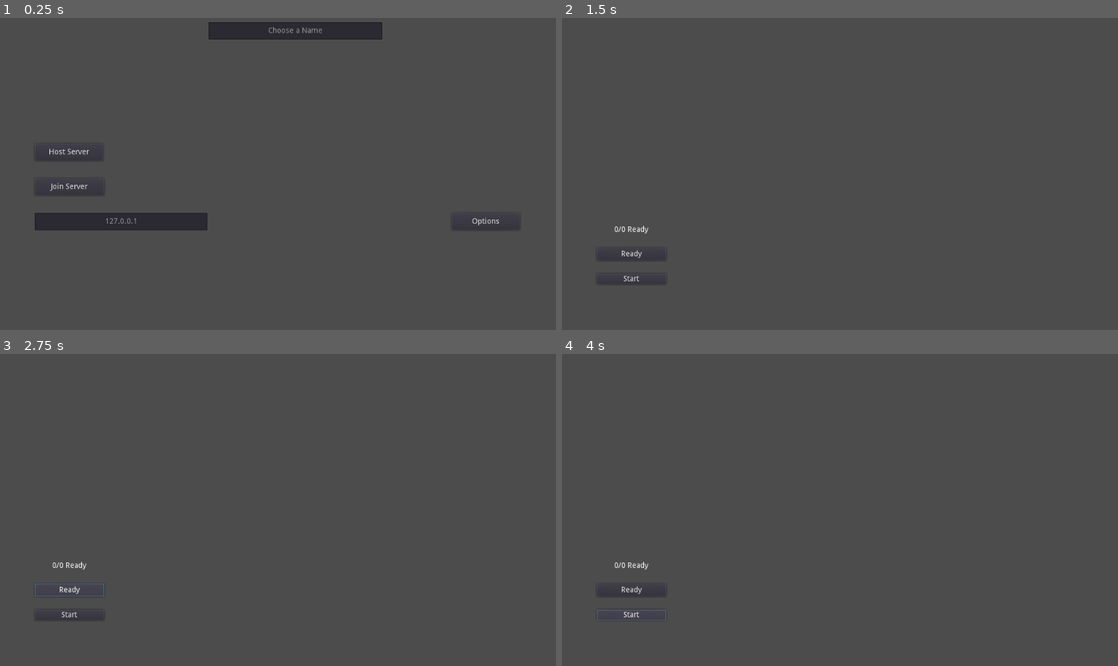
Above: before the commit, frames 1-4 (two rows, left to right).
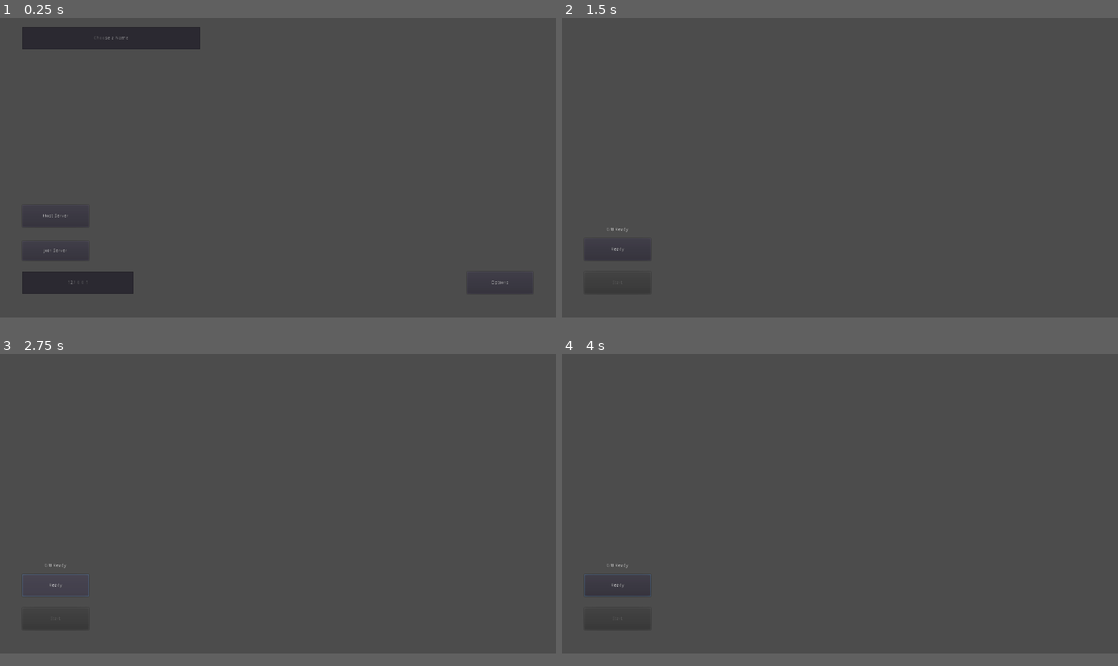
Above: after the commit, the same moments.

Repository: ravaen3/AbilityDraft
Game: Godot game, scene res://Scenes/MainMenu.tscn
Same seed, same stepped clock (60 frames per second), same inputs: the game is played once before the commit and once after it.
Inputs (mouse positions are in pixels of both pictures, inside the frame that each line leads up to):
- Up to frame 1 (0.25 s): no input
- Up to frame 2 (1.5 s): click "Join Server" at 0.5 s; click "Host Server" at 1.25 s
- Up to frame 3 (2.75 s): click "Ready" at 2 s
- Up to frame 4 (4 s): click "Ready" at 2.75 s; click (628, 616) at 3.5 s, where only the run before the commit has a clickable "Start"
In our replay, the window is 800x468 before the commit and 800x450 after it. These sizes can differ from the game's own. Grey fills any space a smaller window leaves; there, only what the larger window draws over its background counts as a difference.

The runs differ from the first frame. In frame 1, 6.8% of the frame differs, in the area x 4-92%, y 1-89%; in frame 2, 0.2%; in frame 3, 0.2%; in frame 4, 0.3%.
Error before the commit: Invalid get index '1' (on base: 'PoolStringArray'). (res://Scenes/MainMenu.gd:27)

Commit message:
Fixed ready system and screen settings, also added framework for multiple abilities

Diff:
--- a/Scenes/Abilities/Fireball.tscn
+++ b/Scenes/Abilities/Fireball.tscn
@@ -2,7 +2,7 @@
 
 [ext_resource path="res://Scenes/Ability1.gd" type="Script" id=1]
 
-[node name="FireballEmitter" type="Node2D"]
+[node name="FireballAbility" type="Node2D"]
 script = ExtResource( 1 )
 
 [node name="Emitter" type="Position2D" parent="."]
--- a/Scenes/Ability1.gd
+++ b/Scenes/Ability1.gd
@@ -4,19 +4,20 @@
 var is_master = false
 var cooldown = 1
 var on_cooldown = false
-
+export var ability_slot = 0
 # Called when the node enters the scene tree for the first time.
 func _ready():
-	get_parent().connect("ability", self, "fire")
+	get_parent().connect("ability", self, "activate")
 
-func fire():
-	if on_cooldown == false:
-		on_cooldown = true
-		rotation=0
-		rotation=get_angle_to(get_global_mouse_position())
-		rpc("spawn_projectile",$Emitter.global_position,rotation)
-		yield(get_tree().create_timer(cooldown), "timeout")
-		on_cooldown = false
+func activate(slot):
+	if slot == ability_slot:
+		if on_cooldown == false:
+			on_cooldown = true
+			rotation=0
+			rotation=get_angle_to(get_global_mouse_position())
+			rpc("spawn_projectile",$Emitter.global_position,rotation)
+			yield(get_tree().create_timer(cooldown), "timeout")
+			on_cooldown = false
 
 remotesync func spawn_projectile(pos, rot):
 	var projectile = preload("res://Scenes/Abilities/Projectiles/Fireball.tscn").instance()
--- a/Scenes/Lobby.gd
+++ b/Scenes/Lobby.gd
@@ -6,26 +6,33 @@
 # var b = "text"
 var ready_amount = 0
 var ready = false
+var player_amount = 0
 # Called when the node enters the scene tree for the first time.
 func _ready():
-	if Network.is_host:
-		$Start.disabled=false
 	Network.set_ids()
-	rpc("update_ready_status")
-	pass # Replace with function body.
+	rpc("update_ready_status", 0)
 
 # Called every frame. 'delta' is the elapsed time since the previous frame.
 #func _process(delta):
 #	pass
 
-remotesync func update_ready_status():
+remotesync func update_ready_status(change):
 	Network.set_ids()
-	$ReadyStatus.text="Ready: "+str(ready_amount)+"/"+str(Network.peer_ids.size()+1)
+	ready_amount+=change
+	player_amount = Network.peer_ids.size()+1
+	$ReadyStatus.text="Ready: "+str(ready_amount)+"/"+str(player_amount)
+	if Network.is_host && ready_amount>=player_amount:
+		$Start.disabled=false
+	else:
+		$Start.disabled=true
 
 func _on_Ready_pressed():
-	ready = true
-	rpc("update_ready_status", Network.client_id)
-	pass # Replace with function body.
+	if ready == false:
+		ready = true
+		rpc("update_ready_status", 1)
+	else:
+		ready = false
+		rpc("update_ready_status", -1)
 
 
 func _on_Start_pressed():
--- a/Scenes/Lobby.tscn
+++ b/Scenes/Lobby.tscn
@@ -12,9 +12,9 @@
 
 [node name="Ready" type="Button" parent="."]
 margin_left = 64.0
-margin_top = 448.0
-margin_right = 192.0
-margin_bottom = 472.0
+margin_top = 672.0
+margin_right = 256.0
+margin_bottom = 736.0
 text = "Ready"
 __meta__ = {
 "_edit_use_anchors_": false
@@ -22,9 +22,9 @@
 
 [node name="Start" type="Button" parent="."]
 margin_left = 64.0
-margin_top = 496.0
-margin_right = 192.0
-margin_bottom = 516.0
+margin_top = 768.0
+margin_right = 256.0
+margin_bottom = 832.0
 disabled = true
 text = "Start"
 __meta__ = {
@@ -42,9 +42,9 @@
 
 [node name="ReadyStatus" type="Label" parent="."]
 margin_left = 64.0
-margin_top = 408.0
-margin_right = 192.0
-margin_bottom = 439.0
+margin_top = 640.0
+margin_right = 256.0
+margin_bottom = 671.0
 text = "0/0 Ready
 "
 align = 1
--- a/Scenes/MainMenu.gd
+++ b/Scenes/MainMenu.gd
@@ -23,8 +23,9 @@
 
 func _on_JoinServer_pressed():
 	var FullIP=$IpInput.text.split(":")
-	Network.server_ip = FullIP[0]
-	Network.server_port = FullIP[1]
+	if FullIP[0].is_valid_ip_address():
+		Network.server_ip = FullIP[0]
+		Network.server_port = FullIP[1]
 	Network.join_server()
 	pass # Replace with function body.
 
--- a/Scenes/MainMenu.tscn
+++ b/Scenes/MainMenu.tscn
@@ -12,9 +12,9 @@
 
 [node name="JoinServer" type="Button" parent="."]
 margin_left = 64.0
-margin_top = 320.0
-margin_right = 192.0
-margin_bottom = 352.0
+margin_top = 680.0
+margin_right = 256.0
+margin_bottom = 736.0
 text = "Join Server"
 __meta__ = {
 "_edit_use_anchors_": false
@@ -22,9 +22,9 @@
 
 [node name="StartServer" type="Button" parent="."]
 margin_left = 64.0
-margin_top = 256.0
-margin_right = 190.0
-margin_bottom = 288.0
+margin_top = 576.0
+margin_right = 256.0
+margin_bottom = 640.0
 text = "Host Server"
 __meta__ = {
 "_edit_use_anchors_": false
@@ -32,9 +32,9 @@
 
 [node name="IpInput" type="LineEdit" parent="."]
 margin_left = 64.0
-margin_top = 384.0
-margin_right = 382.0
-margin_bottom = 416.0
+margin_top = 768.0
+margin_right = 384.0
+margin_bottom = 832.0
 rect_pivot_offset = Vector2( 288, 96 )
 align = 1
 placeholder_text = "127.0.0.1"
@@ -43,20 +43,20 @@
 }
 
 [node name="Options" type="Button" parent="."]
-margin_left = 832.0
-margin_top = 384.0
-margin_right = 958.0
-margin_bottom = 416.0
+margin_left = 1344.0
+margin_top = 768.0
+margin_right = 1534.0
+margin_bottom = 832.0
 text = "Options"
 __meta__ = {
 "_edit_use_anchors_": false
 }
 
 [node name="NameInput" type="LineEdit" parent="."]
-margin_left = 384.0
-margin_top = 32.0
-margin_right = 704.0
-margin_bottom = 64.0
+margin_left = 64.0
+margin_top = 64.0
+margin_right = 576.0
+margin_bottom = 128.0
 align = 1
 max_length = 16
 placeholder_text = "Choose a Name"
--- a/Scenes/Player.gd
+++ b/Scenes/Player.gd
@@ -32,7 +32,11 @@
 		if Input.is_action_pressed("right"):
 			velocity.x = Speed
 		if Input.is_action_pressed("ability1"):
-			emit_signal("ability")
+			emit_signal("ability", 1)
+		if Input.is_action_just_pressed("ability2"):
+			emit_signal("ability", 2)
+		if Input.is_action_just_pressed("ability3"):
+			emit_signal("ability", 3)
 		velocity = move_and_slide(velocity)
 		rpc_unreliable("update_position", position)
 
--- a/Scenes/Player.tscn
+++ b/Scenes/Player.tscn
@@ -1,11 +1,19 @@
-[gd_scene load_steps=5 format=2]
+[gd_scene load_steps=7 format=2]
 
 [ext_resource path="res://icon.png" type="Texture" id=1]
 [ext_resource path="res://Scenes/Player.gd" type="Script" id=2]
 [ext_resource path="res://Scenes/Abilities/Fireball.tscn" type="PackedScene" id=3]
+[ext_resource path="res://Fonts/PressStart2P-Regular.ttf" type="DynamicFontData" id=4]
 
 [sub_resource type="RectangleShape2D" id=1]
 extents = Vector2( 56, 56 )
+
+[sub_resource type="DynamicFont" id=2]
+size = 24
+outline_size = 2
+outline_color = Color( 0, 0, 0, 1 )
+use_mipmaps = true
+font_data = ExtResource( 4 )
 
 [node name="Player" type="KinematicBody2D"]
 script = ExtResource( 2 )
@@ -19,21 +27,32 @@
 [node name="CollisionShape2D" type="CollisionShape2D" parent="."]
 shape = SubResource( 1 )
 
+[node name="HealthBar" type="Sprite" parent="."]
+self_modulate = Color( 0, 1, 0, 1 )
+position = Vector2( -72, 72 )
+scale = Vector2( 1.125, 0.1875 )
+texture = ExtResource( 1 )
+centered = false
+
 [node name="Name" type="Label" parent="."]
-margin_left = -48.0
-margin_top = -80.0
-margin_right = 40.0
-margin_bottom = -66.0
+margin_left = -72.0
+margin_top = -96.0
+margin_right = 72.0
+margin_bottom = -72.0
+grow_horizontal = 2
+grow_vertical = 2
+custom_fonts/font = SubResource( 2 )
+text = "Ravaen"
 align = 1
 __meta__ = {
 "_edit_use_anchors_": false
 }
 
 [node name="Ability1" parent="." instance=ExtResource( 3 )]
+ability_slot = 1
 
-[node name="HealthBar" type="Sprite" parent="."]
-self_modulate = Color( 0, 1, 0, 1 )
-position = Vector2( -64, 72 )
-scale = Vector2( 1, 0.125 )
-texture = ExtResource( 1 )
-centered = false
+[node name="Ability2" parent="." instance=ExtResource( 3 )]
+ability_slot = 2
+
+[node name="Ability3" parent="." instance=ExtResource( 3 )]
+ability_slot = 3
--- a/project.godot
+++ b/project.godot
@@ -16,6 +16,12 @@
 [autoload]
 
 Network="*res://network.gd"
+
+[display]
+
+window/size/width=1600
+window/size/height=900
+window/stretch/mode="2d"
 
 [input]
 
@@ -45,7 +51,20 @@
 }
 ability1={
 "deadzone": 0.5,
-"events": [ Object(InputEventMouseButton,"resource_local_to_scene":false,"resource_name":"","device":0,"alt":false,"shift":false,"control":false,"meta":false,"command":false,"button_mask":0,"position":Vector2( 0, 0 ),"global_position":Vector2( 0, 0 ),"factor":1.0,"button_index":1,"pressed":false,"doubleclick":false,"script":null)
+"events": [ Object(InputEventKey,"resource_local_to_scene":false,"resource_name":"","device":0,"alt":false,"shift":false,"control":false,"meta":false,"command":false,"pressed":false,"scancode":81,"unicode":0,"echo":false,"script":null)
+, Object(InputEventMouseButton,"resource_local_to_scene":false,"resource_name":"","device":0,"alt":false,"shift":false,"control":false,"meta":false,"command":false,"button_mask":0,"position":Vector2( 0, 0 ),"global_position":Vector2( 0, 0 ),"factor":1.0,"button_index":1,"pressed":false,"doubleclick":false,"script":null)
+ ]
+}
+ability2={
+"deadzone": 0.5,
+"events": [ Object(InputEventKey,"resource_local_to_scene":false,"resource_name":"","device":0,"alt":false,"shift":false,"control":false,"meta":false,"command":false,"pressed":false,"scancode":69,"unicode":0,"echo":false,"script":null)
+, Object(InputEventMouseButton,"resource_local_to_scene":false,"resource_name":"","device":0,"alt":false,"shift":false,"control":false,"meta":false,"command":false,"button_mask":0,"position":Vector2( 0, 0 ),"global_position":Vector2( 0, 0 ),"factor":1.0,"button_index":2,"pressed":false,"doubleclick":false,"script":null)
+ ]
+}
+ability3={
+"deadzone": 0.5,
+"events": [ Object(InputEventKey,"resource_local_to_scene":false,"resource_name":"","device":0,"alt":false,"shift":false,"control":false,"meta":false,"command":false,"pressed":false,"scancode":32,"unicode":0,"echo":false,"script":null)
+, Object(InputEventMouseButton,"resource_local_to_scene":false,"resource_name":"","device":0,"alt":false,"shift":false,"control":false,"meta":false,"command":false,"button_mask":0,"position":Vector2( 0, 0 ),"global_position":Vector2( 0, 0 ),"factor":1.0,"button_index":9,"pressed":false,"doubleclick":false,"script":null)
  ]
 }
 
Binary file added: Fonts/PressStart2P-Regular.ttf
